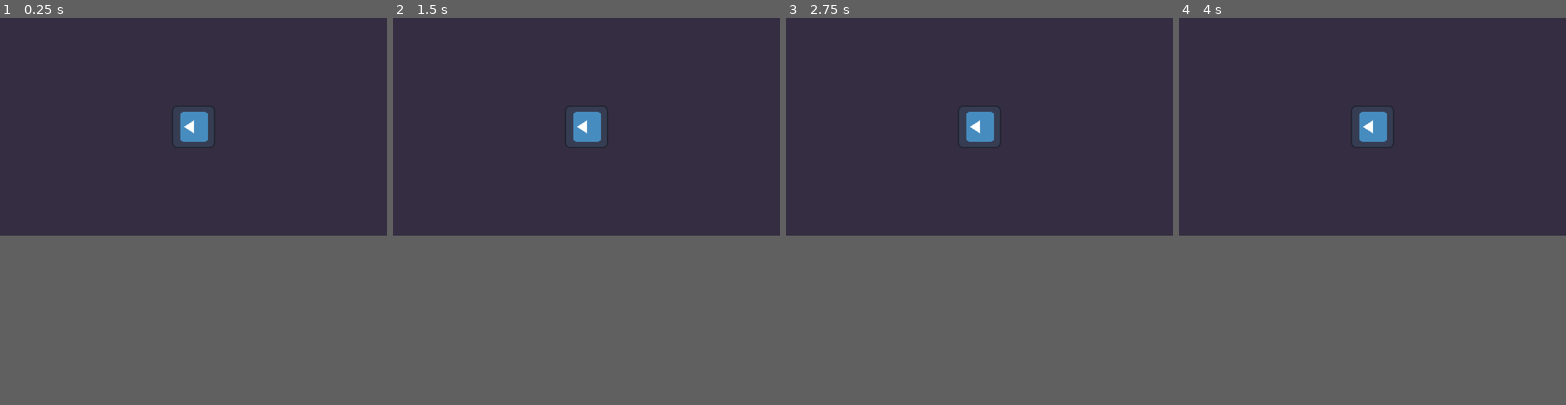
Above: before the commit, frames 1-4 (left to right).
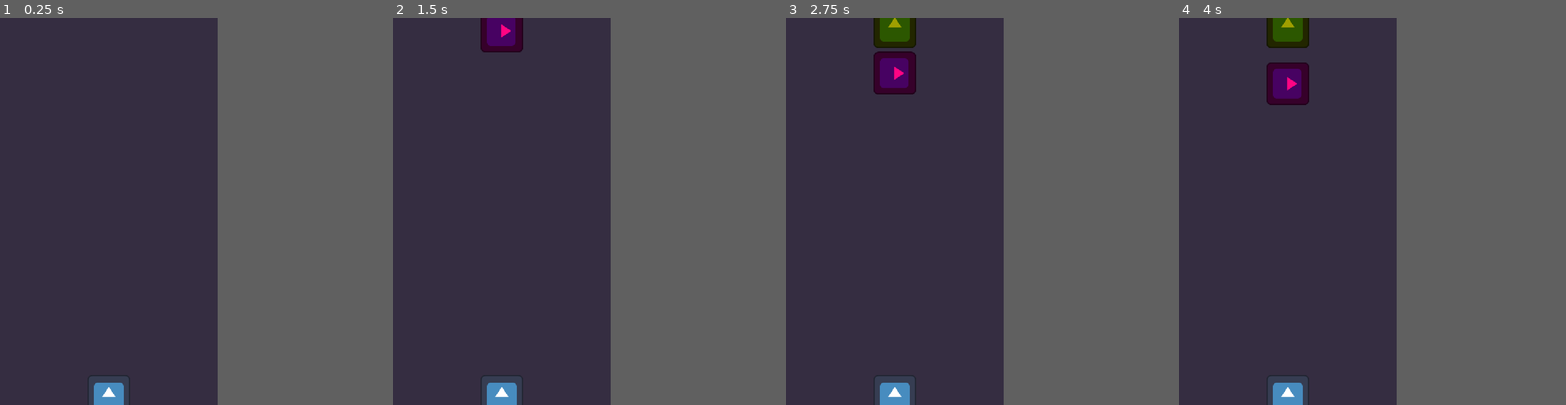
Above: after the commit, the same moments.

Repository: Fireeity/Stypers
Game: Godot game, scene res://level.tscn
The game is run twice, just before and just after one commit, with the same random seed, the same clock (stepped at 60 frames per second) and the same inputs. The engine's default icon, where the game draws it, is replaced by a stand-in: a white triangle on a blue panel in a dark square.
Inputs (mouse positions are in pixels of both pictures, inside the frame that each line leads up to):
- Up to frame 1 (0.25 s): no input
- Up to frame 2 (1.5 s): tap Enter at 0.5 s; move the mouse to (671, 114) at 0.52 s; hold Right 0.53-1.28 s; tap Alt at 0.6 s; click (671, 114) at 0.67 s; tap Space at 1.25 s; move the mouse to (509, 137) at 1.27 s; hold Down from 1.28 s (still down); tap Shift at 1.35 s
- Up to frame 3 (2.75 s): move the mouse to (1018, 79) at 2.02 s; release Down at 2.03 s; hold Right from 2.03 s (still down); tap Alt at 2.1 s
- Up to frame 4 (4 s): move the mouse to (1353, 168) at 2.77 s; release Right at 2.78 s; hold Up 2.78-3.53 s; tap Shift at 2.85 s; click (1353, 168) at 2.92 s; move the mouse to (1488, 161) at 3.52 s; hold Left from 3.53 s (still down); tap Alt at 3.6 s
In our replay, the window is 800x450 before the commit and 450x800 after it. These sizes can differ from the game's own. Grey fills any space a smaller window leaves; there, only what the larger window draws over its background counts as a difference.

The runs differ from the first frame. In frame 1, 1.0% of the frame differs, in the area x 24-54%, y 24-100%; in frame 2, 2.0%; in frame 3, 3.1%, in the area x 22-54%, y 0-100%; in frame 4, 3.1%.

Commit message:
Enemies now go to the ship

Diff:
--- /dev/null
+++ b/Enemies/basic_enemy.gd
@@ -0,0 +1,19 @@
+extends CharacterBody2D
+
+@onready var target = get_tree().get_first_node_in_group("Player")
+@onready var targetnode = target.get_parent()
+@export var speed: float
+
+# Called when the node enters the scene tree for the first time.
+func _ready() -> void:
+	pass # Replace with function body.
+
+
+# Called every frame. 'delta' is the elapsed time since the previous frame.
+func _physics_process(delta: float):
+	print(targetnode)
+	print(targetnode.position)
+	var direction = (targetnode.position-position).normalized()
+	velocity = direction * speed
+	look_at(targetnode.position)
+	move_and_slide()
--- /dev/null
+++ b/Enemies/basic_enemy.tscn
@@ -0,0 +1,20 @@
+[gd_scene format=3 uid="uid://cfwr62lfaf45f"]
+
+[ext_resource type="Texture2D" uid="uid://ovlww66doff2" path="res://icon.svg" id="1_221se"]
+[ext_resource type="Script" uid="uid://ctuke38ebl20y" path="res://Enemies/basic_enemy.gd" id="1_dvx36"]
+
+[sub_resource type="RectangleShape2D" id="RectangleShape2D_wvhbo"]
+
+[node name="BasicEnemy" type="Node2D" unique_id=1001602587]
+
+[node name="CharacterBody2D" type="CharacterBody2D" parent="." unique_id=461698414]
+script = ExtResource("1_dvx36")
+speed = 25.0
+
+[node name="BasicEnemyIMG" type="Sprite2D" parent="CharacterBody2D" unique_id=1215332248]
+modulate = Color(1, 0.015686275, 0.5137255, 1)
+texture = ExtResource("1_221se")
+
+[node name="CollisionShape2D" type="CollisionShape2D" parent="CharacterBody2D" unique_id=1277418393]
+scale = Vector2(6, 6)
+shape = SubResource("RectangleShape2D_wvhbo")
--- /dev/null
+++ b/Enemies/enemy_spawner.tscn
@@ -0,0 +1,14 @@
+[gd_scene format=3 uid="uid://bk0nh5n33ar2x"]
+
+[ext_resource type="Script" uid="uid://dkmep3qk7sj42" path="res://enemy_spawner.gd" id="1_hhxbs"]
+[ext_resource type="PackedScene" uid="uid://cfwr62lfaf45f" path="res://Enemies/basic_enemy.tscn" id="2_mu1kv"]
+[ext_resource type="PackedScene" uid="uid://cs0311h1eosqr" path="res://Enemies/intermediate_enemy.tscn" id="3_cydl1"]
+
+[node name="EnemySpawner" type="Node2D" unique_id=528717635]
+script = ExtResource("1_hhxbs")
+enemy_prefab = Array[PackedScene]([ExtResource("2_mu1kv"), ExtResource("3_cydl1")])
+
+[node name="Timer" type="Timer" parent="." unique_id=746711045]
+autostart = true
+
+[connection signal="timeout" from="Timer" to="." method="_on_timer_timeout"]
--- /dev/null
+++ b/Enemies/intermediate_enemy.tscn
@@ -0,0 +1,17 @@
+[gd_scene format=3 uid="uid://cs0311h1eosqr"]
+
+[ext_resource type="Texture2D" uid="uid://ovlww66doff2" path="res://icon.svg" id="1_jfq41"]
+
+[sub_resource type="RectangleShape2D" id="RectangleShape2D_wvhbo"]
+
+[node name="BasicEnemy" type="Node2D" unique_id=1001602587]
+
+[node name="CharacterBody2D" type="CharacterBody2D" parent="." unique_id=1796898175]
+
+[node name="BasicEnemyIMG" type="Sprite2D" parent="CharacterBody2D" unique_id=1215332248]
+modulate = Color(0.62455505, 0.6241332, 1.1551381e-06, 1)
+texture = ExtResource("1_jfq41")
+
+[node name="CollisionShape2D" type="CollisionShape2D" parent="CharacterBody2D" unique_id=1009876671 groups=["Player"]]
+scale = Vector2(6, 6)
+shape = SubResource("RectangleShape2D_wvhbo")
--- a/camera.tscn
+++ b/camera.tscn
@@ -3,5 +3,4 @@
 [node name="Camera" type="Node2D" unique_id=459139084]
 
 [node name="Camera2D" type="Camera2D" parent="." unique_id=2054549409]
-rotation = 1.5707964
 ignore_rotation = false
--- /dev/null
+++ b/enemy_spawner.gd
@@ -0,0 +1,20 @@
+extends Node2D
+
+@export var enemy_prefab: Array[PackedScene]
+
+func _on_timer_timeout() -> void:
+	# spawns an enemy
+	var randomenemy = enemy_prefab.pick_random()
+	var enemy = randomenemy.instantiate()
+	add_child(enemy)
+	print("Time")
+	print(randomenemy)
+
+# Called when the node enters the scene tree for the first time.
+func _ready() -> void:
+	pass # Replace with function body.
+
+
+# Called every frame. 'delta' is the elapsed time since the previous frame.
+func _process(delta: float) -> void:
+	pass
--- /dev/null
+++ b/level.gd
@@ -0,0 +1,16 @@
+extends Node2D
+
+
+# Called when the node enters the scene tree for the first time.
+func _ready() -> void:
+	print("It's starting!") # Prints that it started
+
+func _input(event: InputEvent) -> void:
+	print(event.as_text())
+
+
+
+
+# Called every frame. 'delta' is the elapsed time since the previous frame.
+func _process(delta: float) -> void:
+	pass
--- a/level.tscn
+++ b/level.tscn
@@ -1,13 +1,20 @@
 [gd_scene format=3 uid="uid://dao3q0ry2dphv"]
 
+[ext_resource type="Script" uid="uid://c3ikxhj2fmou4" path="res://level.gd" id="1_0b4ue"]
 [ext_resource type="PackedScene" uid="uid://5em4u6ciadrg" path="res://background_node.tscn" id="1_u52ul"]
 [ext_resource type="PackedScene" uid="uid://c2rw7xbs6ur8e" path="res://ship.tscn" id="2_vonw3"]
 [ext_resource type="PackedScene" uid="uid://hjek3gp4ygnf" path="res://camera.tscn" id="3_oi3di"]
+[ext_resource type="PackedScene" uid="uid://bk0nh5n33ar2x" path="res://Enemies/enemy_spawner.tscn" id="5_1ainy"]
 
 [node name="Level" type="Node2D" unique_id=1472817160]
+script = ExtResource("1_0b4ue")
 
 [node name="BackgroundNode" parent="." unique_id=128471157 instance=ExtResource("1_u52ul")]
 
 [node name="Ship" parent="." unique_id=986495803 instance=ExtResource("2_vonw3")]
+position = Vector2(0, 550)
 
 [node name="Camera" parent="." unique_id=459139084 instance=ExtResource("3_oi3di")]
+
+[node name="EnemySpawner" parent="." unique_id=528717635 instance=ExtResource("5_1ainy")]
+position = Vector2(0, -550)
--- a/project.godot
+++ b/project.godot
@@ -17,12 +17,18 @@
 
 [display]
 
+window/size/viewport_width=648
+window/size/viewport_height=1152
 window/stretch/mode="canvas_items"
 window/stretch/aspect="expand"
 
 [editor_plugins]
 
 enabled=PackedStringArray("res://addons/godot_super-wakatime/plugin.cfg")
+
+[global_group]
+
+Player=""
 
 [physics]
 
--- a/ship.tscn
+++ b/ship.tscn
@@ -2,7 +2,15 @@
 
 [ext_resource type="Texture2D" uid="uid://ovlww66doff2" path="res://icon.svg" id="1_l3rv8"]
 
-[node name="Ship" type="Node2D" unique_id=986495803]
+[sub_resource type="RectangleShape2D" id="RectangleShape2D_wvhbo"]
 
-[node name="ShipIMG" type="Sprite2D" parent="." unique_id=459236029]
+[node name="Ship" type="Node2D" unique_id=489081572]
+
+[node name="CharacterBody2D" type="CharacterBody2D" parent="." unique_id=928958638 groups=["Player"]]
+
+[node name="ShipIMG" type="Sprite2D" parent="CharacterBody2D" unique_id=459236029]
 texture = ExtResource("1_l3rv8")
+
+[node name="CollisionShape2D" type="CollisionShape2D" parent="CharacterBody2D" unique_id=1597642040]
+scale = Vector2(6, 6)
+shape = SubResource("RectangleShape2D_wvhbo")
Not shown, added: Enemies/basic_enemy.gd.uid
Not shown, added: enemy_spawner.gd.uid
Not shown, added: level.gd.uid
